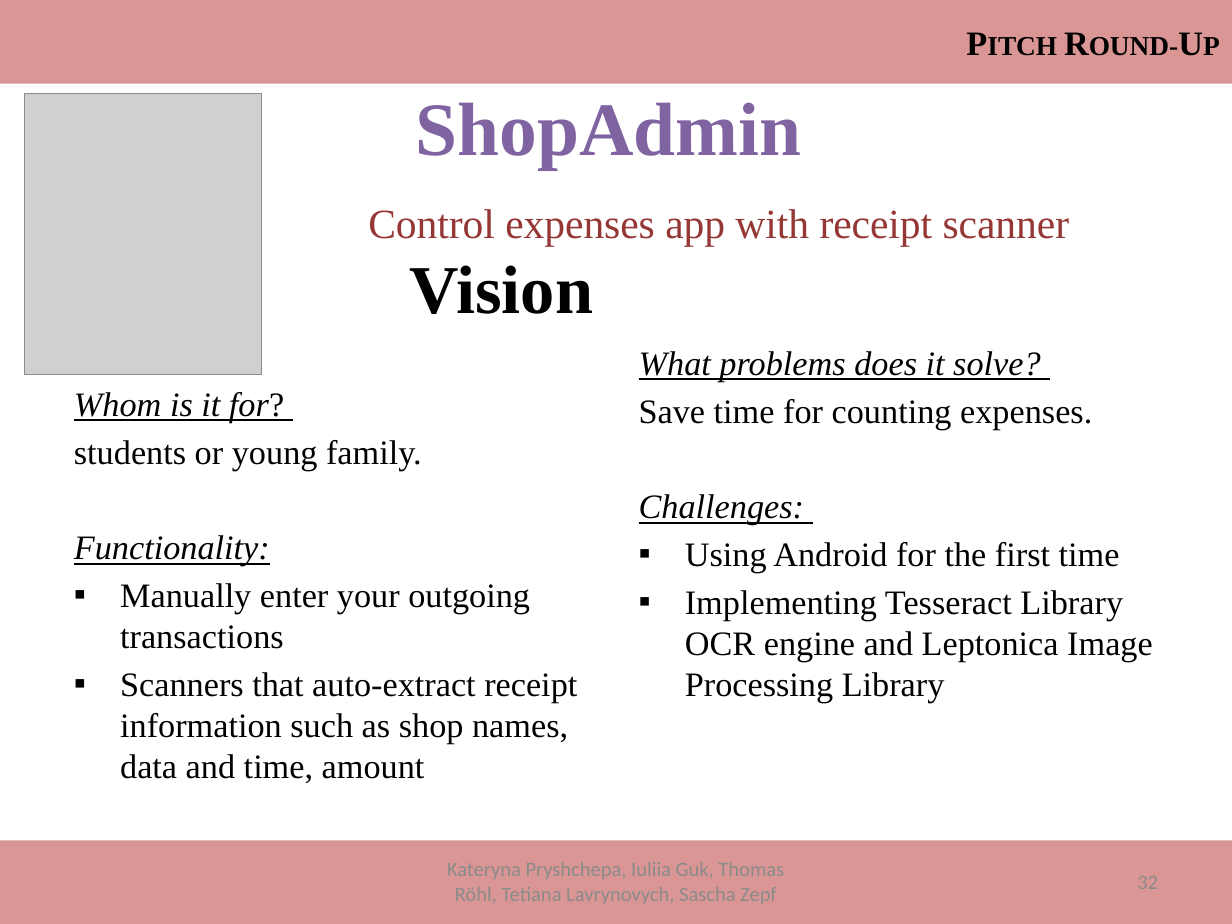
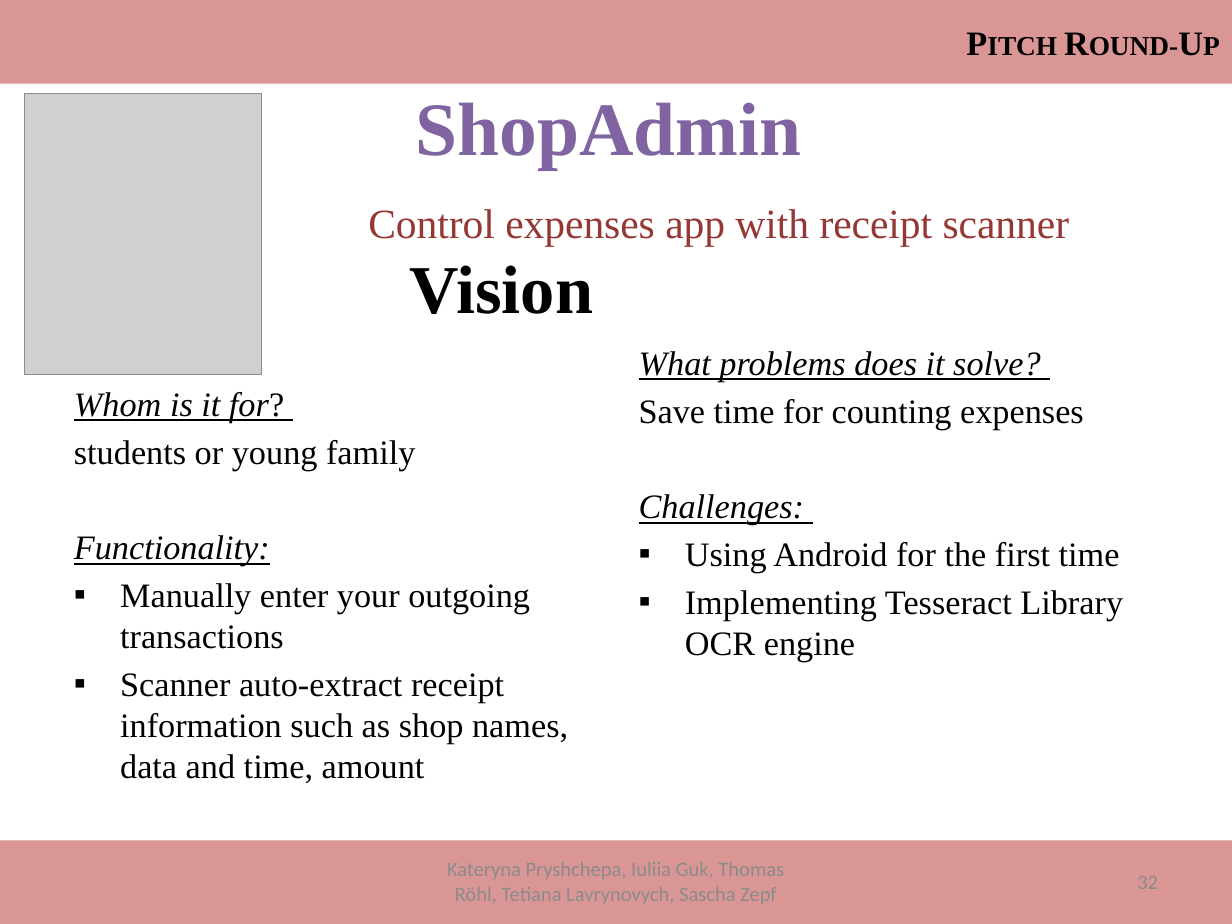
Before and after one commit to ThomasRoehl/ShopAdmin, a slide deck: slide 32 of Dokumentation/ShopAdmin_Final.pptx. Drawn at 1232x924 pixels with LibreOffice and Linux fonts; fonts in the diff are those of the drawing; grey boxes stand for pictures. Boxes give left, top, right and bottom in pixels: in the first picture for what was removed or moved away, otherwise in the second. Text is boxed around its words. In the diff, an @@ line names an element or a change of style, - is before the commit and + after.

Commit message:
presentation completed

```diff
--- a/Dokumentation/ShopAdmin_Final.pptx
+++ b/Dokumentation/ShopAdmin_Final.pptx
@@ text at bbox=[639, 399, 1084, 429]: text changed @@
-Save time for counting expenses.
+Save time for counting expenses
@@ text at bbox=[74, 440, 415, 471]: text changed @@
-students or young family.
+students or young family
@@ text at bbox=[685, 590, 1123, 662]: text changed @@
-▪ Implementing Tesseract Library OCR engine and Leptonica Image Processing Library
+▪ Implementing Tesseract Library OCR engine
@@ text at bbox=[120, 673, 568, 783]: text changed @@
-▪ Scanners that auto-extract receipt information such as shop names, data and time, amount
+▪ Scanner auto-extract receipt information such as shop names, data and time, amount
```
Also in this commit, not shown: 1 other file.
